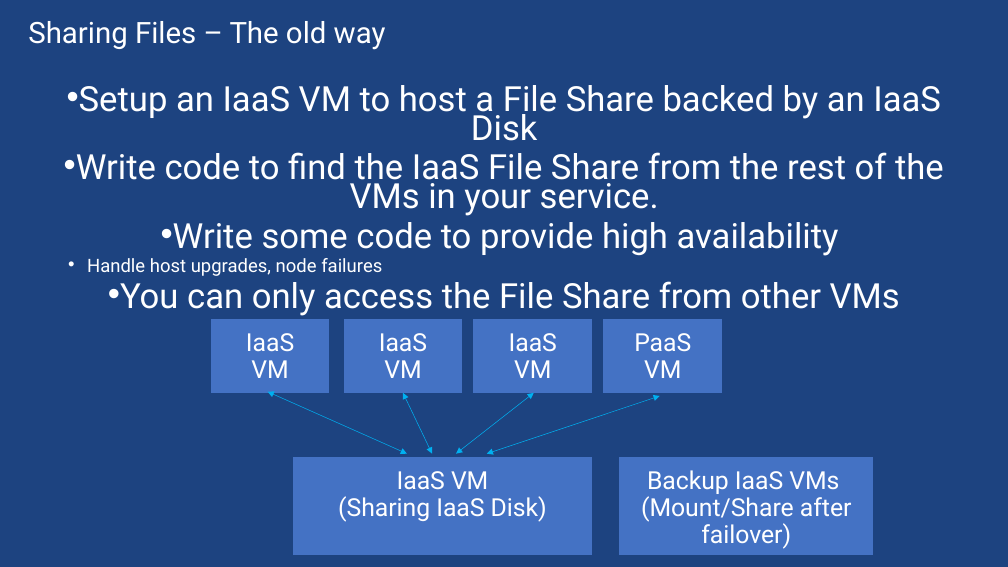
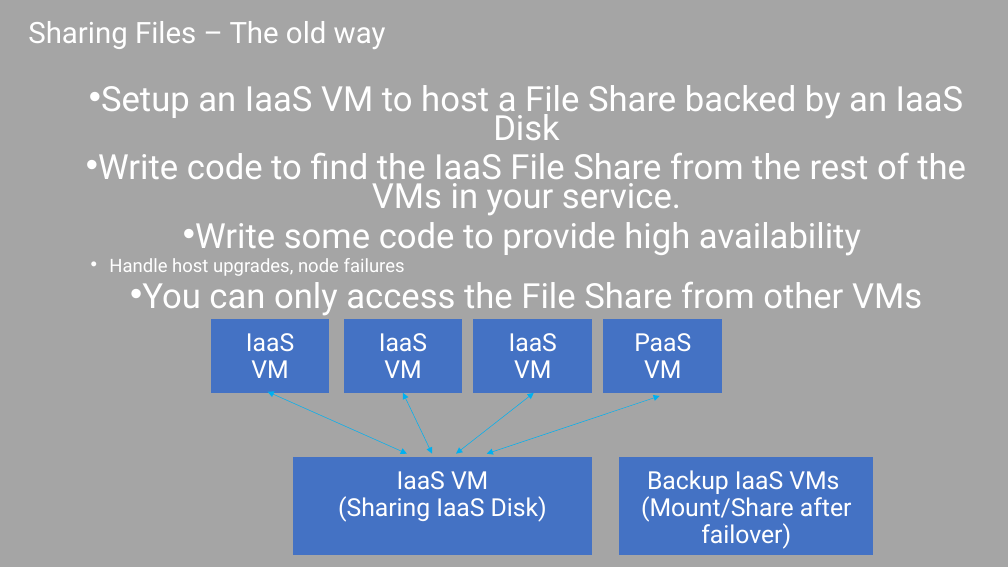
Before and after one commit to sack212/BasicAzureCamp, a slide deck: slide 37 of Data-Storage/Data-Storage.pptx (slide 20 before the commit). Drawn at 1008x567 pixels with LibreOffice and Linux fonts; fonts in the diff are those of the drawing. Boxes give left, top, right and bottom in pixels: in the first picture for what was removed or moved away, otherwise in the second. Text is boxed around its words. In the diff, an @@ line names an element or a change of style, - is before the commit and + after.

```diff
--- a/Data-Storage/Data-Storage.pptx
+++ b/Data-Storage/Data-Storage.pptx
@@ background #1D4380 to #A5A5A5 @@
@@ text "Setup an IaaS VM to ...": place and size @@
-text "Setup an IaaS VM to ..." at <box>76,85,944,316</box>
+text "Setup an IaaS VM to ..." at <box>98,85,966,315</box>
```
Also in this commit, not shown: 42 other slides changed, 25 slides added, 2 slides removed, 12 other files.
